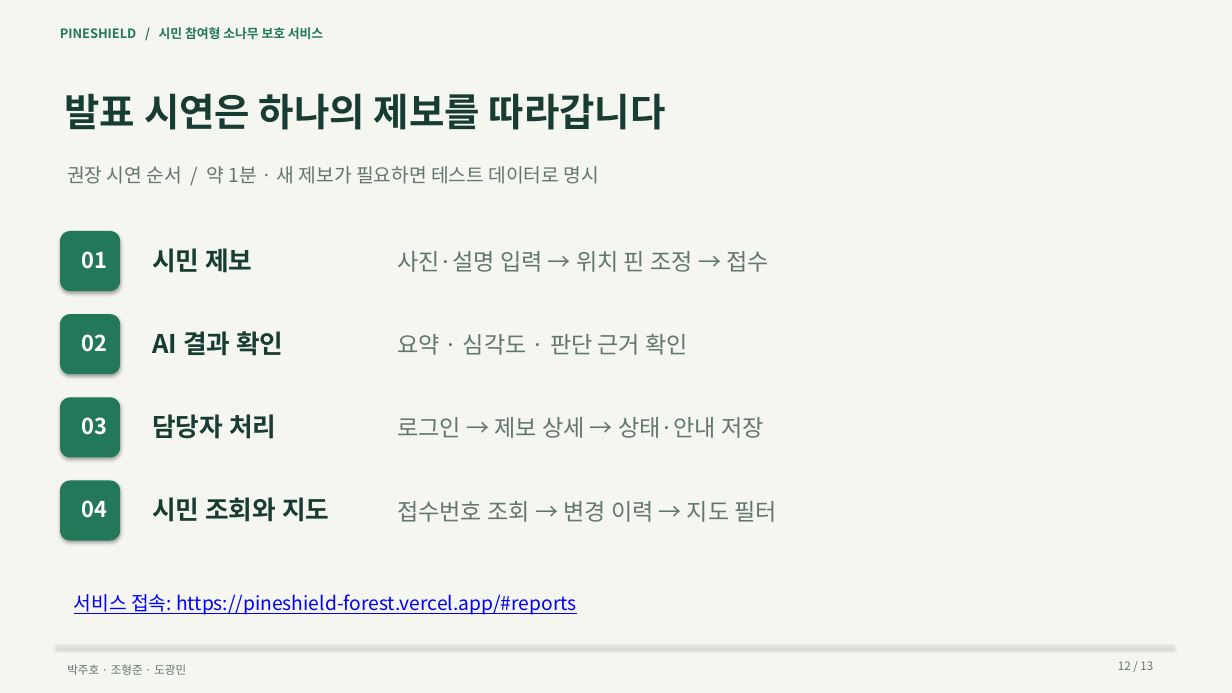
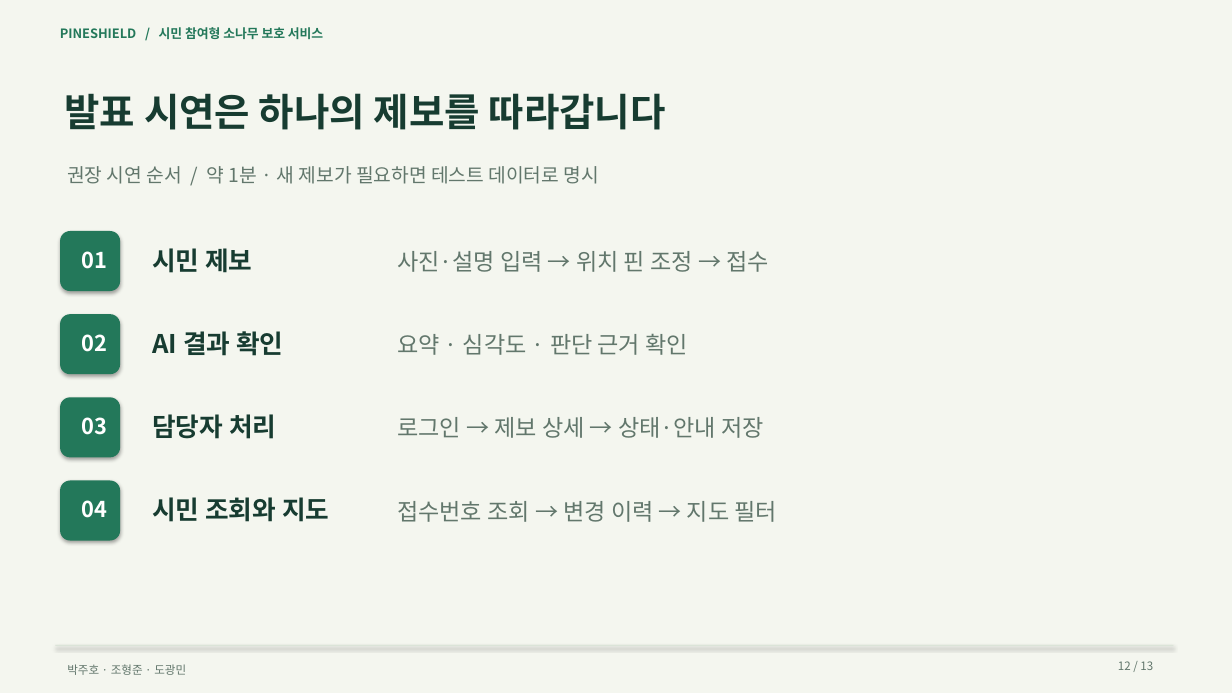
Before and after one commit to chrisjh77771/sonamu, a slide deck: slide 12 of presentation.pptx. Drawn at 1232x693 pixels with LibreOffice and Linux fonts; fonts in the diff are those of the drawing. Boxes give left, top, right and bottom in pixels: in the first picture for what was removed or moved away, otherwise in the second. Text is boxed around its words. In the diff, an @@ line names an element or a change of style, - is before the commit and + after.

```diff
--- a/presentation.pptx
+++ b/presentation.pptx
@@ text removed at <box>74,594,576,615</box> @@
-서비스 접속: https://pineshield-forest.vercel.app/#reports
```
Also in this commit, not shown: 1 other slide changed.
